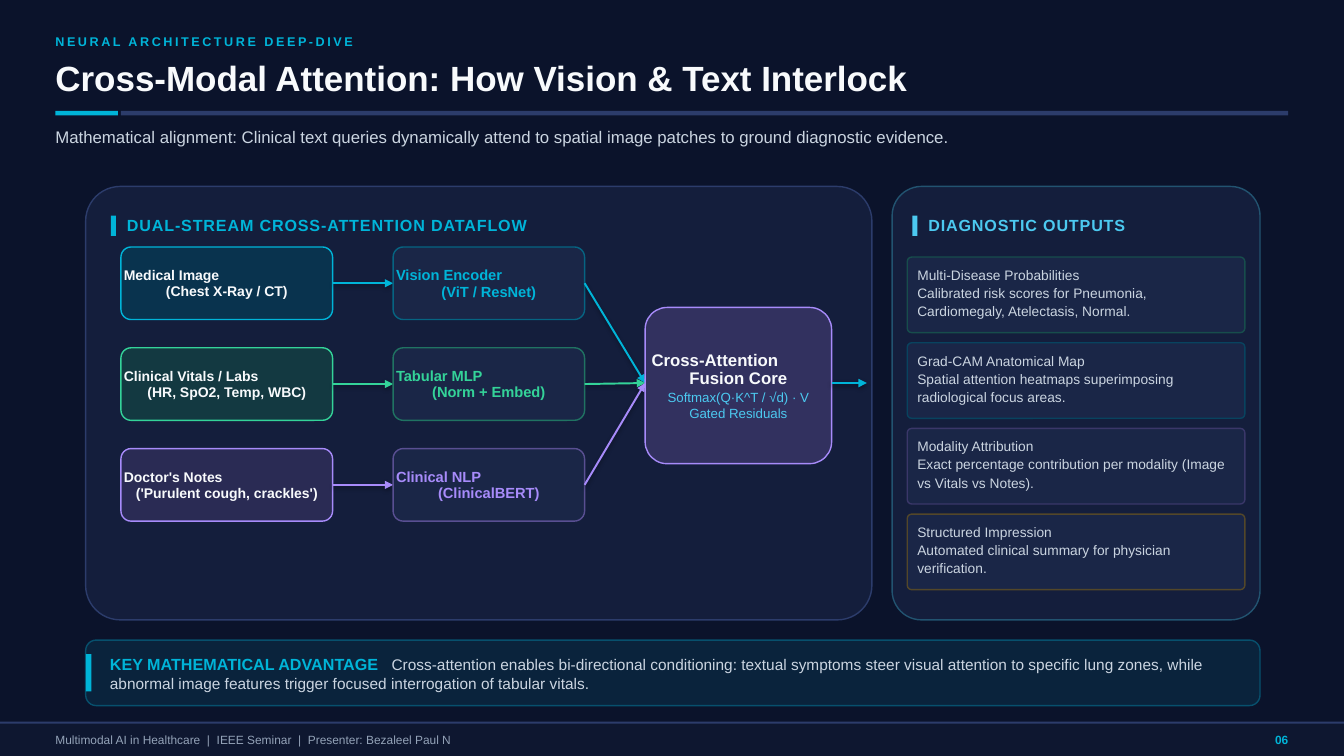
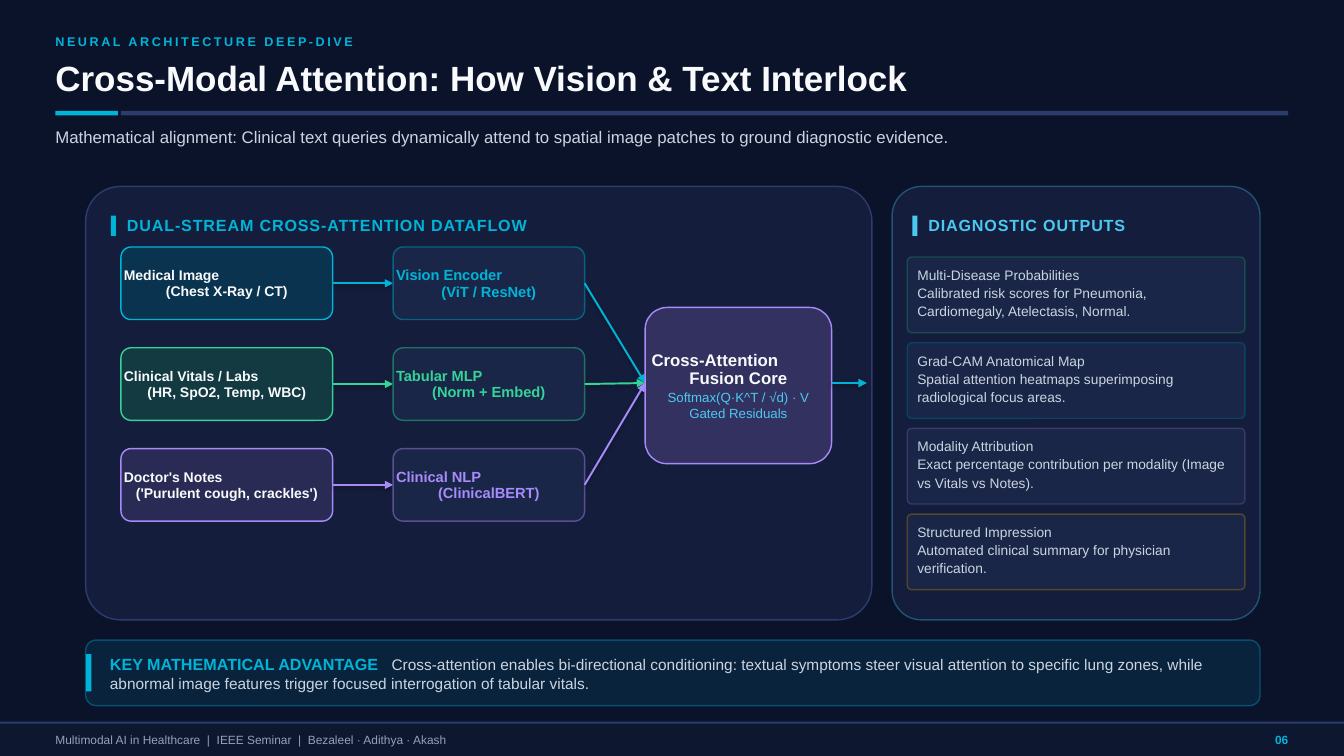
Before and after one commit to BezaleelPaul/multimodal-ai-healthcare, a slide deck: slide 6 of Multimodal-AI-in-Healthcare.pptx. Drawn at 1344x756 pixels with LibreOffice and Linux fonts; fonts in the diff are those of the drawing. Boxes give left, top, right and bottom in pixels: in the first picture for what was removed or moved away, otherwise in the second. Text is boxed around its words. In the diff, an @@ line names an element or a change of style, - is before the commit and + after.

Commit message:
feat: add Adithya Ramesh and Akash Rajpurohit as speakers across presentation, notebook, and apps

```diff
--- a/Multimodal-AI-in-Healthcare.pptx
+++ b/Multimodal-AI-in-Healthcare.pptx
@@ text at (x1=55, y1=735, x2=446, y2=747): text changed @@
-Multimodal AI in Healthcare | IEEE Seminar | Presenter: Bezaleel Paul N
+Multimodal AI in Healthcare | IEEE Seminar | Bezaleel · Adithya · Akash
```
Also in this commit, not shown: 13 other slides changed, 20 other files.
